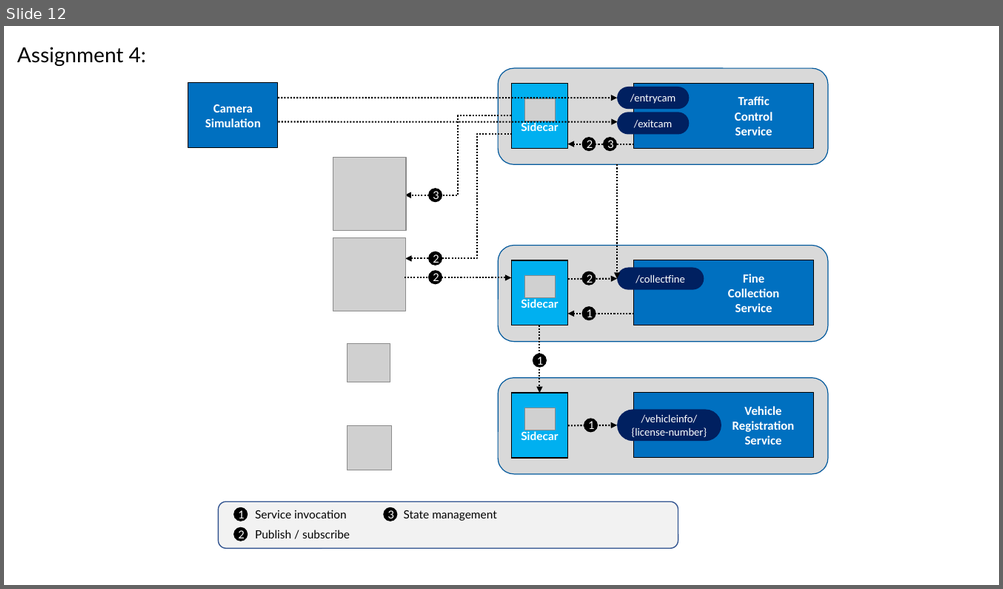
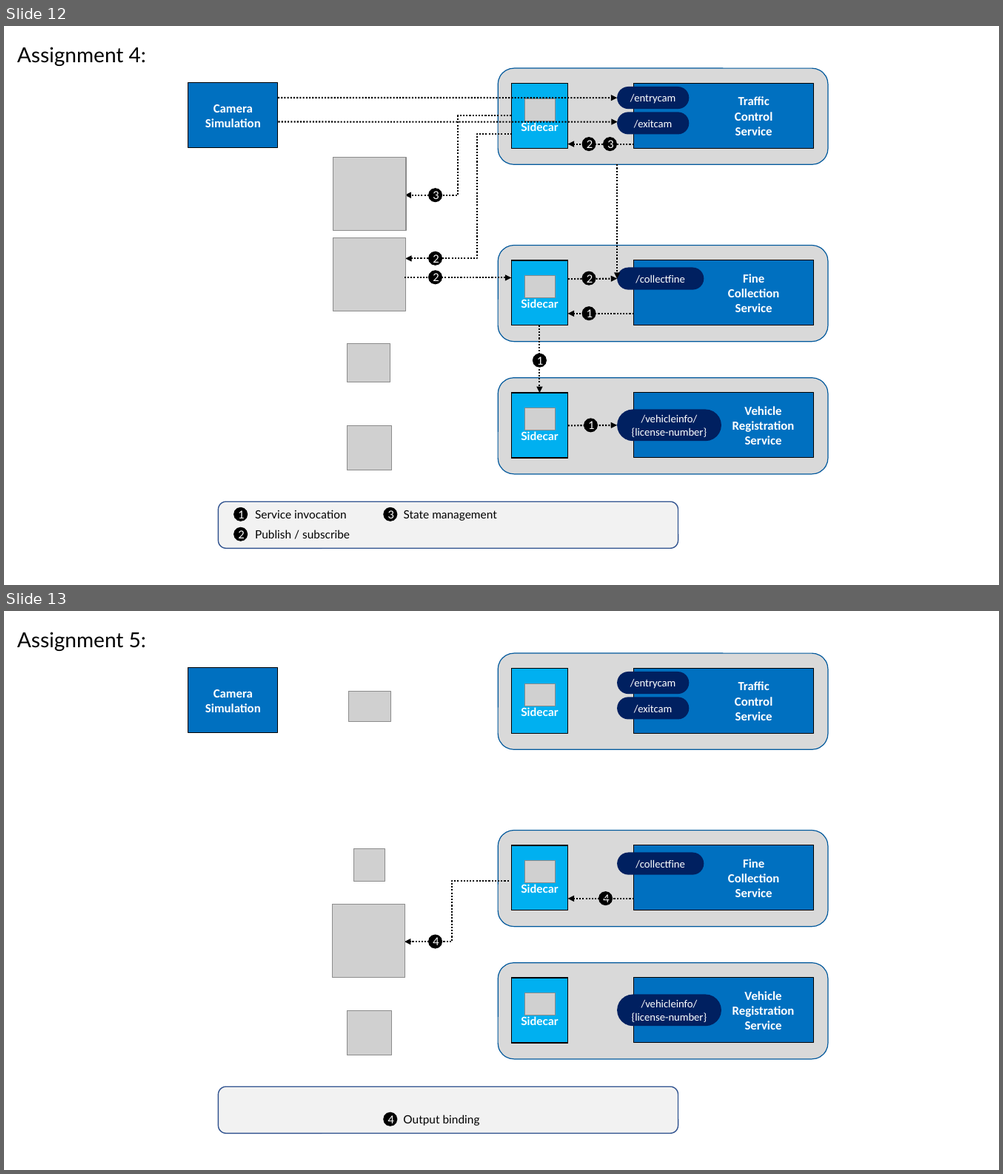
Before and after one commit to US-MFG-Demo/k8s-dapr-hack, a slide deck: Figures.pptx. Shown one above the other, each under a label of ours: slide 12 before the commit, slides 12 and 13 after it. The pictures are 1003x589 and 1003x1174 pixels, drawn with LibreOffice and Linux fonts; fonts in the diff are those of the drawing; grey boxes stand for pictures; background and template pictures are left out. Boxes give left, top, right and bottom in pixels: in the first picture for what was removed or moved away, otherwise in the second. Text is boxed around its words. In the diff, an @@ line names an element or a change of style, - is before the commit and + after.

Commit message:
Updates for Assignment5 (#25)
* updates

* update to readme

* readme

```diff
--- a/Figures.pptx
+++ b/Figures.pptx
@@ slide 13 added at bbox=[4, 611, 999, 1170], background #FFFFFF @@
@@ text added at bbox=[17, 632, 146, 651], 20 pt, text #000000 @@
+Assignment 5:
@@ rounded rectangle added at bbox=[498, 653, 828, 750], fill #D9D9D9, outline #00599D 0.85 pt @@
@@ rectangle added at bbox=[188, 668, 278, 732], fill #0070C0, outline #000000 0.85 pt, 12 pt, text #FFFFFF, bold @@
+Camera
+Simulation
@@ rectangle added at bbox=[512, 669, 568, 733], fill #00B0F0, outline #000000 1 pt, 11 pt, text #FFFFFF, bold @@
+Sidecar
@@ rounded rectangle added at bbox=[617, 672, 689, 694], fill #002060, 10.5 pt, text #FFFFFF @@
+/entrycam
@@ rectangle added at bbox=[634, 669, 814, 733], fill #0070C0, outline #000000 0.85 pt, 12 pt, text #FFFFFF, bold @@
+Traffic
+Control
+Service
@@ picture added at bbox=[349, 691, 390, 721] @@
@@ picture added at bbox=[525, 684, 555, 706] @@
@@ rounded rectangle added at bbox=[617, 697, 689, 719], fill #002060, 10.5 pt, text #FFFFFF @@
+/exitcam
@@ rounded rectangle added at bbox=[498, 830, 828, 926], fill #D9D9D9, outline #00599D 0.85 pt @@
@@ picture added at bbox=[354, 849, 384, 882] @@
@@ rectangle added at bbox=[512, 846, 568, 910], fill #00B0F0, outline #000000 1 pt, 11 pt, text #FFFFFF, bold @@
+Sidecar
@@ rounded rectangle added at bbox=[617, 853, 704, 875], fill #002060, 10.5 pt, text #FFFFFF @@
+/collectfine
@@ rectangle added at bbox=[634, 846, 814, 911], fill #0070C0, outline #000000 0.85 pt, 12 pt, text #FFFFFF, bold @@
+Fine
+Collection
+Service
@@ picture added at bbox=[525, 861, 555, 883] @@
@@ freeform shape added at bbox=[404, 881, 509, 942], outline #000000 1.5 pt dashed @@
@@ arrow added from (634, 899) to (568, 899), #000000 1.5 pt dashed @@
@@ ellipse added at bbox=[599, 891, 613, 906], fill #000000, 10.5 pt, text #FFFFFF @@
+4
@@ picture added at bbox=[333, 904, 405, 978] @@
@@ ellipse added at bbox=[428, 935, 442, 949], fill #000000, 10.5 pt, text #FFFFFF @@
+4
@@ rounded rectangle added at bbox=[498, 963, 828, 1059], fill #D9D9D9, outline #00599D 0.85 pt @@
@@ rectangle added at bbox=[512, 978, 568, 1043], fill #00B0F0, outline #000000 1 pt, 11 pt, text #FFFFFF, bold @@
+Sidecar
@@ rectangle added at bbox=[634, 978, 814, 1043], fill #0070C0, outline #000000 0.85 pt, 12 pt, text #FFFFFF, bold @@
+Vehicle
+Registration
+Service
@@ picture added at bbox=[525, 994, 555, 1016] @@
@@ rounded rectangle added at bbox=[617, 994, 722, 1026], fill #002060, 10.5 pt, text #FFFFFF @@
+/vehicleinfo/
+{license-number}
@@ picture added at bbox=[347, 1011, 391, 1056] @@
@@ rounded rectangle added at bbox=[218, 1087, 677, 1134], fill #F2F2F2, outline #325491 1 pt @@
@@ ellipse added at bbox=[383, 1113, 397, 1127], fill #000000, 10.5 pt, text #FFFFFF @@
+4
@@ text added at bbox=[403, 1115, 480, 1126], 11 pt, text #000000 @@
+Output binding
```
Also in this commit, not shown: 3 other slides added, 3 other files.
